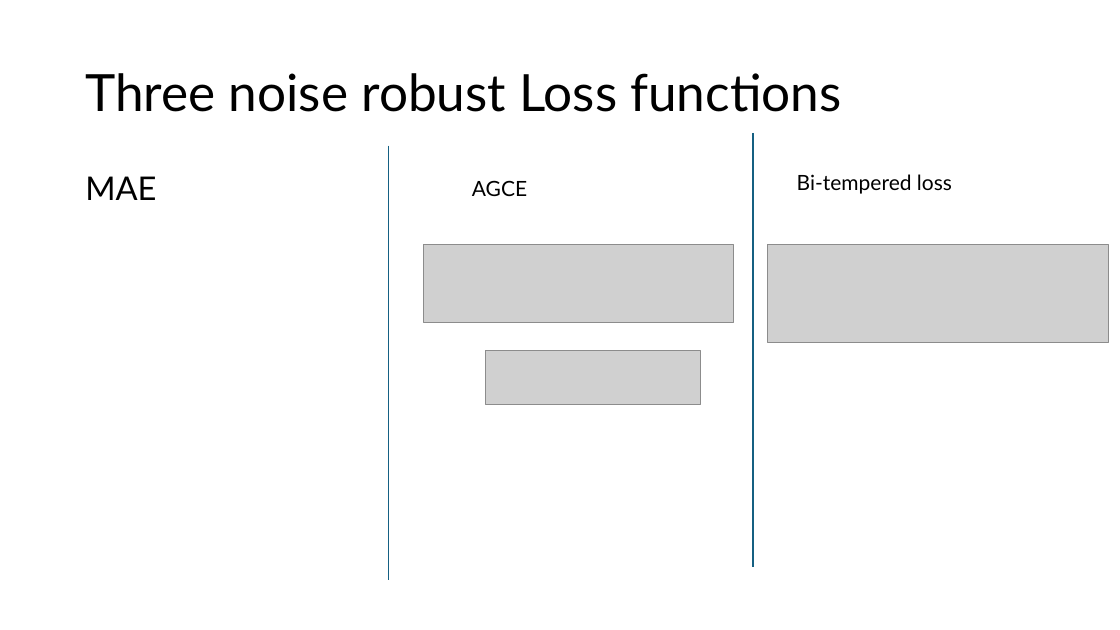
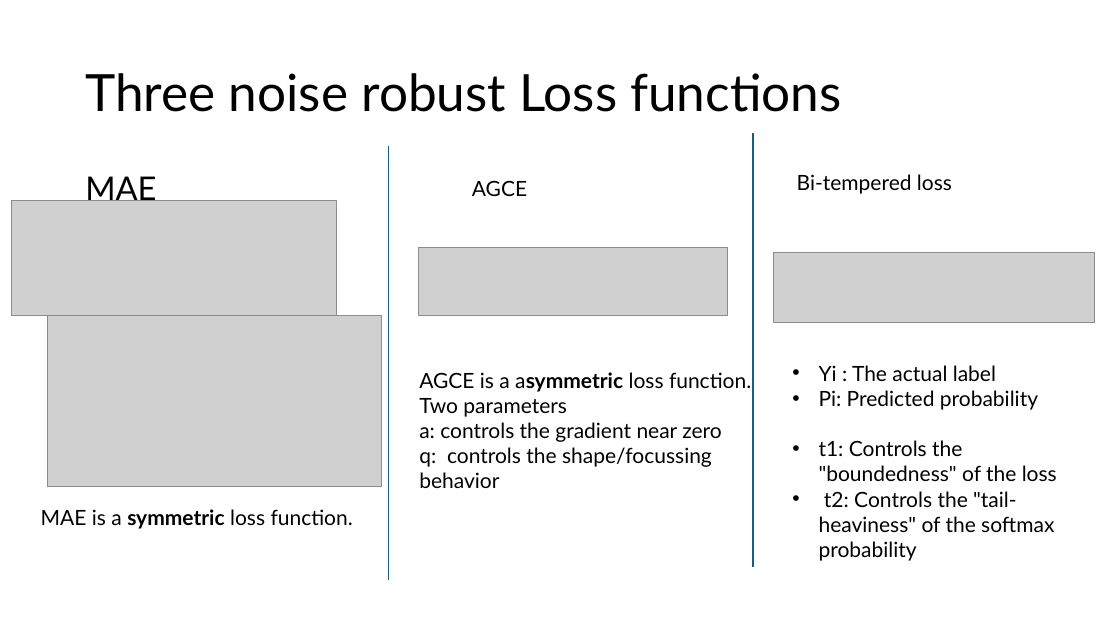
Before and after one commit to srimugunthan/noisylossf_evaluation, a slide deck: slide 10 of MNIST_Model1/pytorch_imple/noise robust loss functions.pptx. Drawn at 1120x630 pixels with LibreOffice and Linux fonts; fonts in the diff are those of the drawing; grey boxes stand for pictures. Boxes give left, top, right and bottom in pixels: in the first picture for what was removed or moved away, otherwise in the second. Text is boxed around its words. In the diff, an @@ line names an element or a change of style, - is before the commit and + after.

```diff
--- a/MNIST_Model1/pytorch_imple/noise robust loss functions.pptx
+++ b/MNIST_Model1/pytorch_imple/noise robust loss functions.pptx
@@ picture added at <box>11,201,337,315</box> @@
@@ picture: place and size @@
-picture at <box>423,245,734,323</box>
+picture at <box>418,247,728,315</box>
@@ picture: place and size @@
-picture at <box>768,245,1108,343</box>
+picture at <box>773,253,1094,323</box>
@@ picture added at <box>48,315,382,486</box> @@
@@ picture removed at <box>486,350,701,405</box> @@
@@ text added at <box>419,372,751,488</box>, 18 pt, text #000000 @@
+AGCE is a asymmetric loss function.
+Two parameters
+a: controls the gradient near zero
+q: controls the shape/focussing behavior
@@ text added at <box>819,365,1057,561</box>, 18 pt, text #000000 @@
+• Yi : The actual label
+• Pi: Predicted probability
+• t1: Controls the "boundedness" of the loss
+• t2: Controls the "tail-heaviness" of the softmax probability
@@ text added at <box>41,509,353,529</box>, 18 pt, text #000000 @@
+MAE is a symmetric loss function.
```
Also in this commit, not shown: 2 other slides changed.
